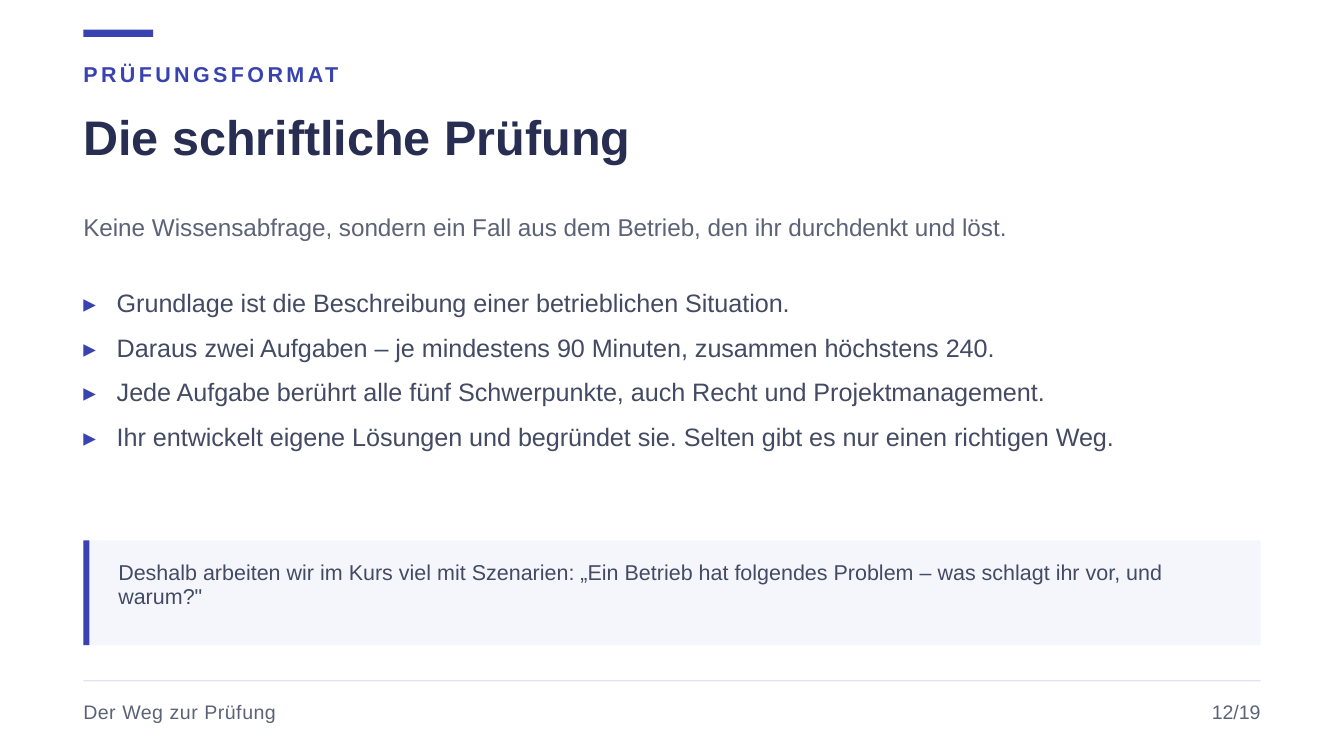
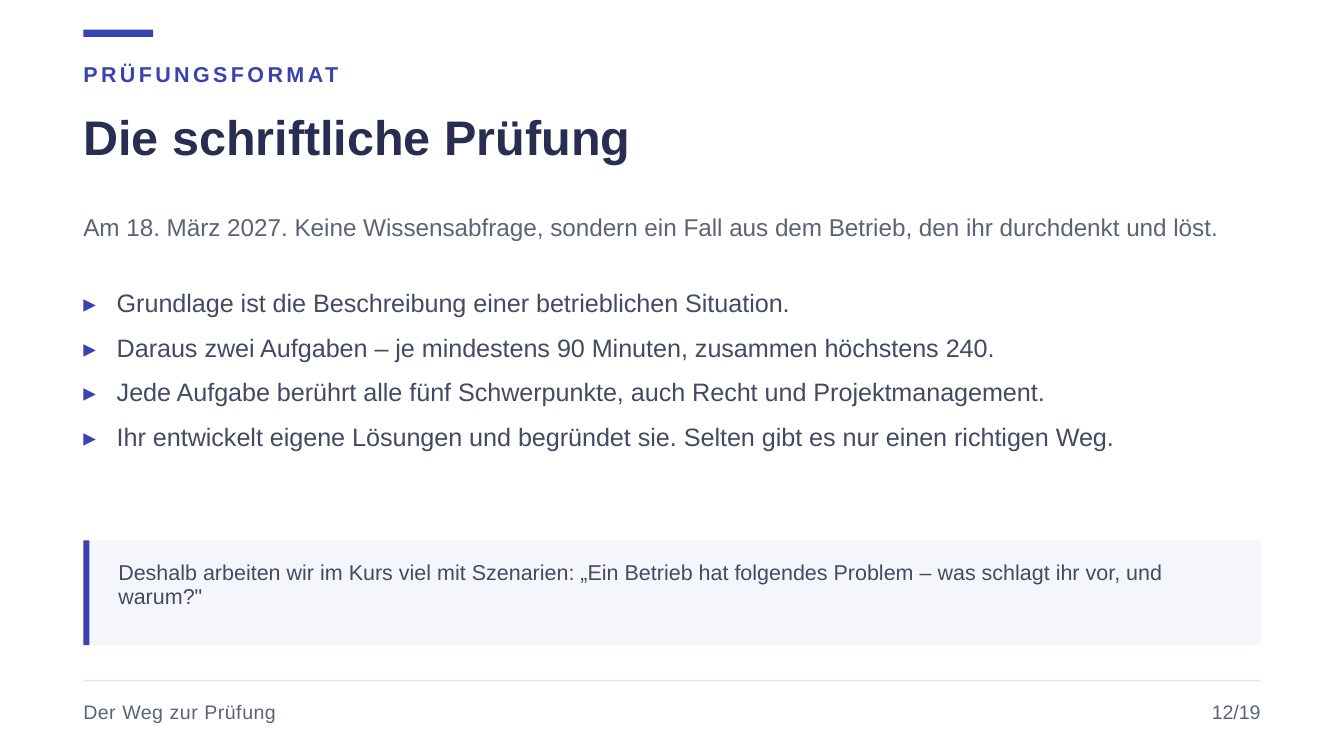
Before and after one commit to JacobMenge/kurs-unterlagen, a slide deck: slide 15 of folien/dist/00-orientierung.pptx. Drawn at 1344x756 pixels with LibreOffice and Linux fonts; fonts in the diff are those of the drawing. Boxes give left, top, right and bottom in pixels: in the first picture for what was removed or moved away, otherwise in the second. Text is boxed around its words. In the diff, an @@ line names an element or a change of style, - is before the commit and + after.

```diff
--- a/folien/dist/00-orientierung.pptx
+++ b/folien/dist/00-orientierung.pptx
@@ text at box(83, 218, 1217, 241): text changed @@
-Keine Wissensabfrage, sondern ein Fall aus dem Betrieb, den ihr durchdenkt und löst.
+Am 18. März 2027. Keine Wissensabfrage, sondern ein Fall aus dem Betrieb, den ihr durchdenkt und löst.
```
Also in this commit, not shown: 3 other slides changed, 1 other file.
